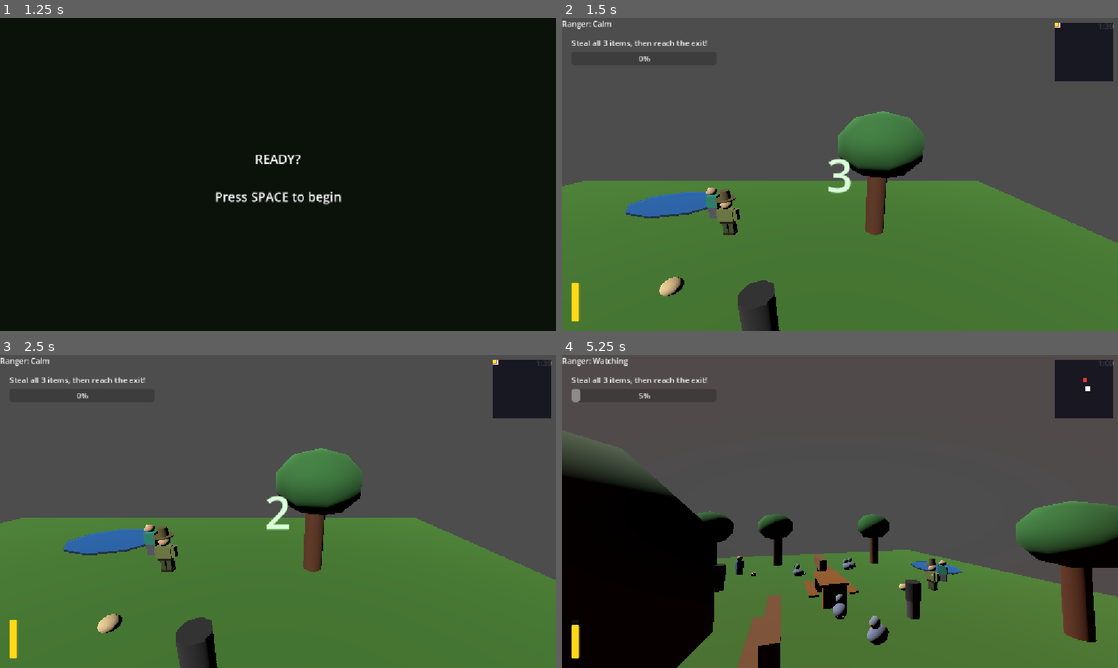
Above: before the commit, frames 1-4 (two rows, left to right).
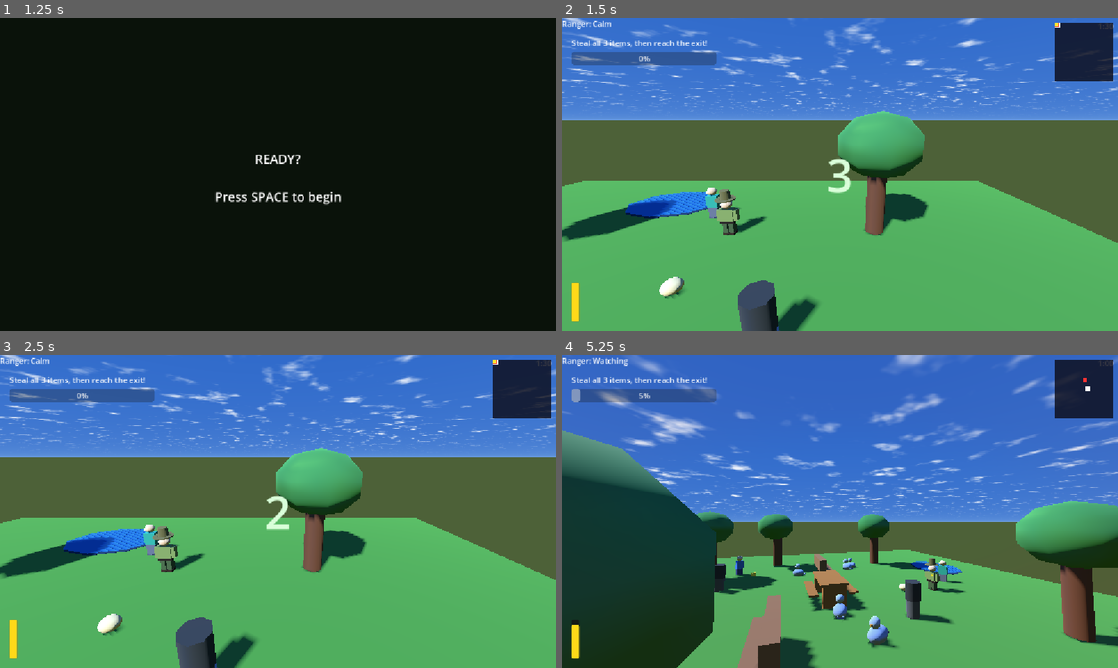
Above: after the commit, the same moments.

Repository: SkippyDoLittle/DontLookHuman
Game: Godot game, scene res://MainMenu.tscn
Same seed, same stepped clock (60 frames per second), same inputs: the game is played once before the commit and once after it.
Inputs (mouse positions are in pixels of both pictures, inside the frame that each line leads up to):
- Up to frame 1 (1.25 s): click "PLAY" at 0.5 s
- Up to frame 2 (1.5 s): tap Space at 1.25 s; move the mouse to (962, 158) at 1.27 s; hold D (move_right) from 1.28 s (still down); tap E (peck) at 1.35 s
- Up to frame 3 (2.5 s): tap Enter (ui_accept) at 1.52, 2, 2.27 s; move the mouse to (166, 527) at 2.02 s; release D (move_right) at 2.03 s; hold S (move_back) from 2.03 s (still down); tap Shift (run) at 2.1 s
- Up to frame 4 (5.25 s): tap R (restart) at 2.75, 4.25 s; move the mouse to (895, 442) at 2.77 s; release S (move_back) at 2.78 s; hold D (move_right) 2.78-3.53 s; tap H at 2.85, 5.1 s; tap Enter (ui_accept) at 3.5, 3.77, 4.52 s; move the mouse to (812, 574) at 3.52 s; hold W (move_forward) 3.53-4.28 s; tap E (peck) at 3.6 s; move the mouse to (1006, 558) at 4.27 s; hold A (move_left) 4.28-5.03 s; hold Shift (run) 4.28-5.03 s; move the mouse to (795, 508) at 5.02 s; hold W (move_forward) from 5.03 s (still down)

Frame 1 is identical in both runs. In frame 2, 78% of the frame differs, in the area x 0-100%, y 0-100%; in frame 3, 78%; in frame 4, 91%.

Commit message:
Add daytime sky: blue gradient, scrolling clouds, sun disc, shadows
- New sky.gdshader: 4-octave FBM clouds projected onto virtual sky plane,
  gradient from deep blue at zenith to pale blue at horizon, sun disc via
  Godot's LIGHT0_DIRECTION built-in (follows DirectionalLight3D automatically)
- WorldEnvironment added to Main.tscn with Sky + Environment resources;
  ambient_light_source=BG so sky colour tints the whole scene
- All key settings exposed as shader parameters (sky colours, sky_curve,
  cloud_coverage/scale/speed, sun_angle_max) — tweak in Inspector
- DirectionalLight3D: shadows enabled, single-split orthogonal mode,
  max_distance=32 m (covers the 20×20 park without wasting shadow map space)

Co-Authored-By: Claude Sonnet 4.6 <noreply@anthropic.com>

Diff:
--- a/Main.tscn
+++ b/Main.tscn
@@ -8,6 +8,7 @@
 [ext_resource type="Script" uid="uid://c0j32a1bf6wsd" path="res://exit_area.gd" id="7_lgr22"]
 [ext_resource type="Script" uid="uid://n0wwguurpwxa" path="res://game_timer.gd" id="8_gtmr1"]
 [ext_resource type="Shader" uid="uid://vuanvjjixpkc" path="res://vignette.gdshader" id="9_vgnt1"]
+[ext_resource type="Shader" path="res://sky.gdshader" id="sky_1"]
 [ext_resource type="Script" uid="uid://dvfyvsyh3pxpe" path="res://park_visitor.gd" id="10_pvst"]
 [ext_resource type="Script" uid="uid://b72gt285sr2xn" path="res://minimap.gd" id="11_mmap"]
 [ext_resource type="Script" uid="uid://cxu6mnerk822l" path="res://how_to_play.gd" id="12_5vvyt"]
@@ -346,10 +347,38 @@
 [sub_resource type="StandardMaterial3D" id="StandardMaterial3D_v3pants"]
 albedo_color = Color(0.4, 0.4, 0.45, 1)
 
+[sub_resource type="ShaderMaterial" id="ShaderMaterial_sky"]
+shader = ExtResource("sky_1")
+shader_parameter/sky_top_color = Color(0.15, 0.38, 0.78, 1)
+shader_parameter/sky_horizon_color = Color(0.68, 0.84, 0.97, 1)
+shader_parameter/sky_curve = 0.09
+shader_parameter/ground_color = Color(0.30, 0.38, 0.22, 1)
+shader_parameter/cloud_color = Color(1, 1, 1, 1)
+shader_parameter/cloud_coverage = 0.45
+shader_parameter/cloud_scale = 3.0
+shader_parameter/cloud_speed = 0.015
+shader_parameter/sun_angle_max = 4.0
+
+[sub_resource type="Sky" id="Sky_main"]
+sky_material = SubResource("ShaderMaterial_sky")
+process_mode = 3
+
+[sub_resource type="Environment" id="Environment_main"]
+background_mode = 2
+sky = SubResource("Sky_main")
+ambient_light_source = 0
+ambient_light_energy = 0.5
+
 [node name="Main" type="Node3D" unique_id=1807496603]
+
+[node name="WorldEnvironment" type="WorldEnvironment" parent="." unique_id=987654321]
+environment = SubResource("Environment_main")
 
 [node name="DirectionalLight3D" type="DirectionalLight3D" parent="." unique_id=769087889]
 transform = Transform3D(0.8660254, 0.35355338, -0.35355338, 0, 0.70710677, 0.70710677, 0.5, -0.6123724, 0.6123724, 0, 0, 0)
+shadow_enabled = true
+directional_shadow_mode = 0
+directional_shadow_max_distance = 32.0
 
 [node name="Player" type="CharacterBody3D" parent="." unique_id=1684290428]
 transform = Transform3D(1, 0, 0, 0, 1, 0, 0, 0, 1, 3, 1, 0)
--- /dev/null
+++ b/sky.gdshader
@@ -0,0 +1,90 @@
+// sky.gdshader — Daytime procedural sky: gradient, scrolling cloud layer, sun disc.
+// Attach as ShaderMaterial on a Sky resource inside WorldEnvironment.
+// Every tunable is a shader parameter — adjust them in Inspector → ShaderMaterial.
+shader_type sky;
+
+// ── Sky gradient ──────────────────────────────────────────────────────────────
+uniform vec4  sky_top_color:     source_color = vec4(0.15, 0.38, 0.78, 1.0);
+uniform vec4  sky_horizon_color: source_color = vec4(0.68, 0.84, 0.97, 1.0);
+// Lower value = sharper blue band at horizon; higher = gentler gradient up to zenith.
+uniform float sky_curve: hint_range(0.02, 1.0) = 0.09;
+
+// ── Ground (below the horizon line) ──────────────────────────────────────────
+uniform vec4 ground_color: source_color = vec4(0.30, 0.38, 0.22, 1.0);
+
+// ── Clouds ────────────────────────────────────────────────────────────────────
+uniform vec4  cloud_color:    source_color          = vec4(1.0, 1.0, 1.0, 1.0);
+// 0 = clear sky · 0.5 = patchy cumulus · 1.0 = overcast
+uniform float cloud_coverage: hint_range(0.0, 1.0)  = 0.45;
+// Smaller values = larger cloud puffs; larger = many small wisps
+uniform float cloud_scale:    hint_range(0.5, 8.0)  = 3.0;
+// Slow drift speed; set to 0 for a completely static sky
+uniform float cloud_speed:    hint_range(0.0, 0.2)  = 0.015;
+
+// ── Sun ───────────────────────────────────────────────────────────────────────
+// Half-angle of the visible sun disc in degrees (real sun ≈ 0.25°; 4° is more readable in-game).
+// The disc automatically appears wherever the DirectionalLight3D is pointing — no manual positioning needed.
+uniform float sun_angle_max: hint_range(0.5, 20.0) = 4.0;
+
+// ── Noise utilities ───────────────────────────────────────────────────────────
+float hash2(vec2 p) {
+	return fract(sin(dot(p, vec2(127.1, 311.7))) * 43758.5453);
+}
+
+float noise2(vec2 p) {
+	vec2 i = floor(p);
+	vec2 f = fract(p);
+	f = f * f * (3.0 - 2.0 * f);
+	return mix(
+		mix(hash2(i),                hash2(i + vec2(1.0, 0.0)), f.x),
+		mix(hash2(i + vec2(0.0, 1.0)), hash2(i + vec2(1.0, 1.0)), f.x),
+		f.y);
+}
+
+// 4-octave FBM gives soft, irregular cloud shapes cheaply
+float fbm(vec2 p) {
+	float v = 0.0, w = 0.5;
+	for (int i = 0; i < 4; i++) {
+		v += w * noise2(p);
+		p *= 2.0;
+		w *= 0.5;
+	}
+	return v;
+}
+
+void sky() {
+	float up = EYEDIR.y;   // +1 = zenith · 0 = horizon · -1 = nadir
+
+	// ── Sky gradient ──────────────────────────────────────────────────────────
+	float t   = pow(max(up, 0.0), sky_curve);
+	vec3  col = mix(sky_horizon_color.rgb, sky_top_color.rgb, t);
+
+	// ── Ground ────────────────────────────────────────────────────────────────
+	if (up < 0.0) {
+		col = ground_color.rgb;
+	}
+
+	// ── Clouds ────────────────────────────────────────────────────────────────
+	// Only draw above the horizon.  Dividing xz by y projects the ray onto a
+	// virtual horizontal plane — produces natural perspective foreshortening so
+	// cloud puffs look smaller near the zenith and larger near the horizon.
+	if (up > 0.005) {
+		vec2  uv    = EYEDIR.xz / (up + 0.01) * cloud_scale + TIME * cloud_speed;
+		float cloud = fbm(uv);
+		cloud       = smoothstep(1.0 - cloud_coverage, 1.0 - cloud_coverage + 0.3, cloud);
+		// Feather clouds at the horizon so they don't cut in sharply
+		cloud      *= smoothstep(0.0, 0.10, up);
+		col         = mix(col, cloud_color.rgb, cloud * 0.88);
+	}
+
+	// ── Sun disc ──────────────────────────────────────────────────────────────
+	// LIGHT0_DIRECTION is Godot's built-in that points from the scene toward the
+	// DirectionalLight3D — so the disc appears exactly where the light comes from.
+	float cos_max = cos(radians(sun_angle_max));
+	float sdot    = dot(EYEDIR, LIGHT0_DIRECTION);
+	float disc    = smoothstep(cos_max - 0.002, cos_max, sdot);
+	float glow    = pow(max(sdot, 0.0), 48.0) * 0.55;
+	col          += LIGHT0_COLOR * LIGHT0_ENERGY * (disc + glow);
+
+	COLOR = col;
+}
